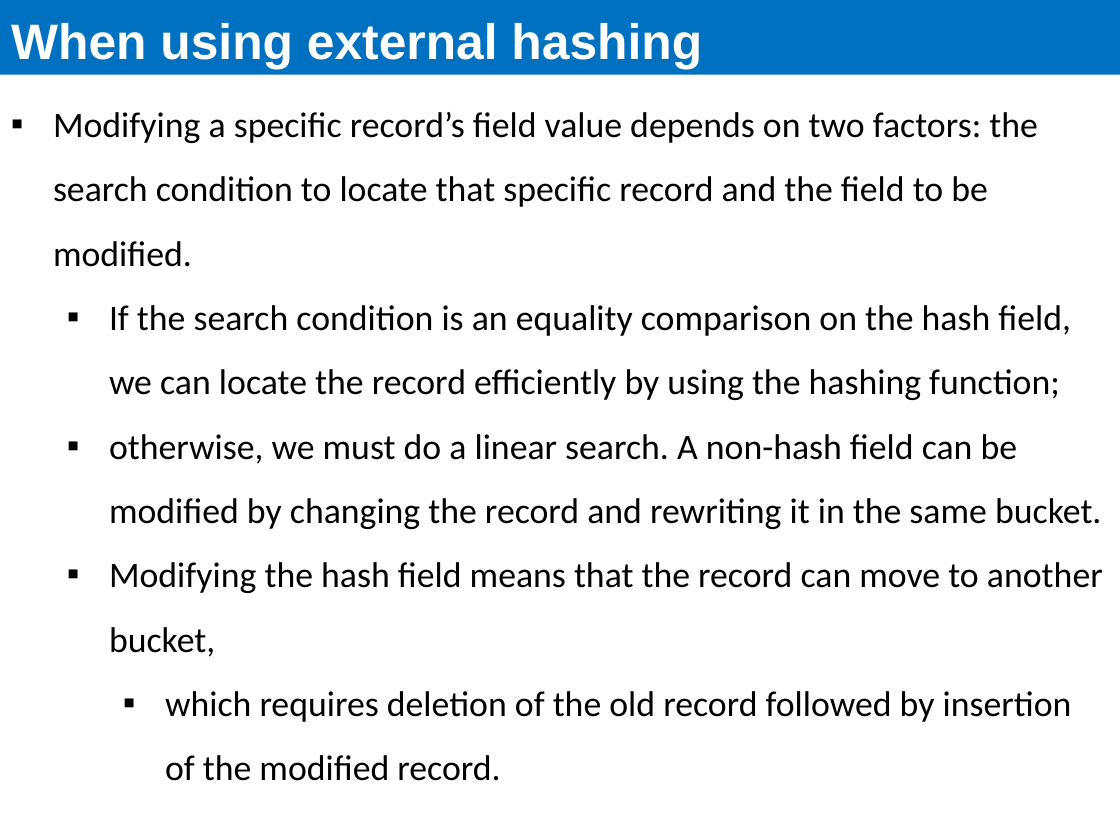
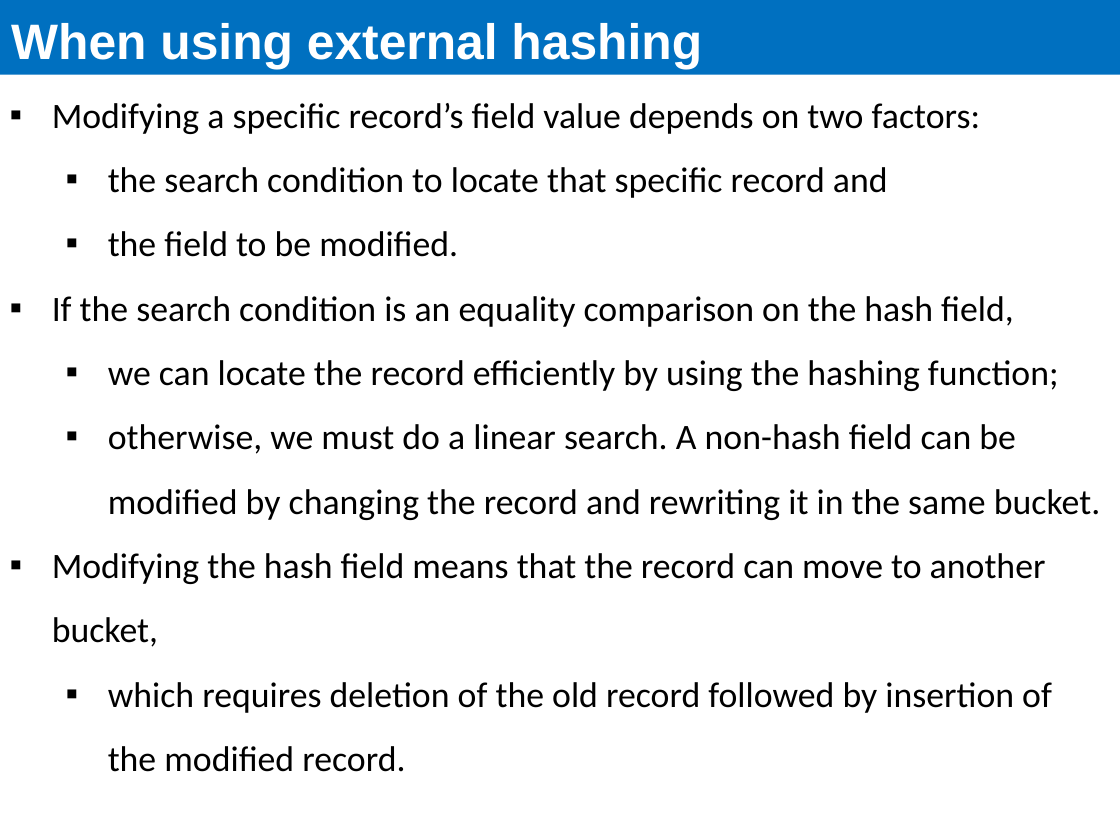
Before and after one commit to ECEG4191/Lecture-Slides, a slide deck: slide 26 of 8.4 Hashing Techniques.pptx. Drawn at 1120x840 pixels with LibreOffice and Linux fonts; fonts in the diff are those of the drawing. Boxes give left, top, right and bottom in pixels: in the first picture for what was removed or moved away, otherwise in the second. Text is boxed around its words. In the diff, an @@ line names an element or a change of style, - is before the commit and + after.

```diff
--- a/8.4 Hashing Techniques.pptx
+++ b/8.4 Hashing Techniques.pptx
@@ text "Modifying a specific record’s field ...": place and size @@
-text "Modifying a specific record’s field ..." at box(53, 112, 1103, 781)
+text "Modifying a specific record’s field ..." at box(52, 103, 1100, 772)
@@ text at box(52, 103, 1059, 391): text changed @@
-▪ Modifying a specific record’s field value depends on two factors: the search condition to locate that specific record and the field to be modified.
-  ▪ If the search condition is an equality comparison on the hash field, we can locate the record efficiently by using the hashing function;
+▪ Modifying a specific record’s field value depends on two factors:
+  ▪ the search condition to locate that specific record and
+  ▪ the field to be modified.
+▪ If the search condition is an equality comparison on the hash field,
+  ▪ we can locate the record efficiently by using the hashing function;
@@ text at box(52, 553, 1052, 772): list level 2 to 1 in "Modifying the hash field means ..."; list level 3 to 2 in "which requires deletion of the ..." @@
```
Also in this commit, not shown: 3 other slides changed, 5 slides added.
